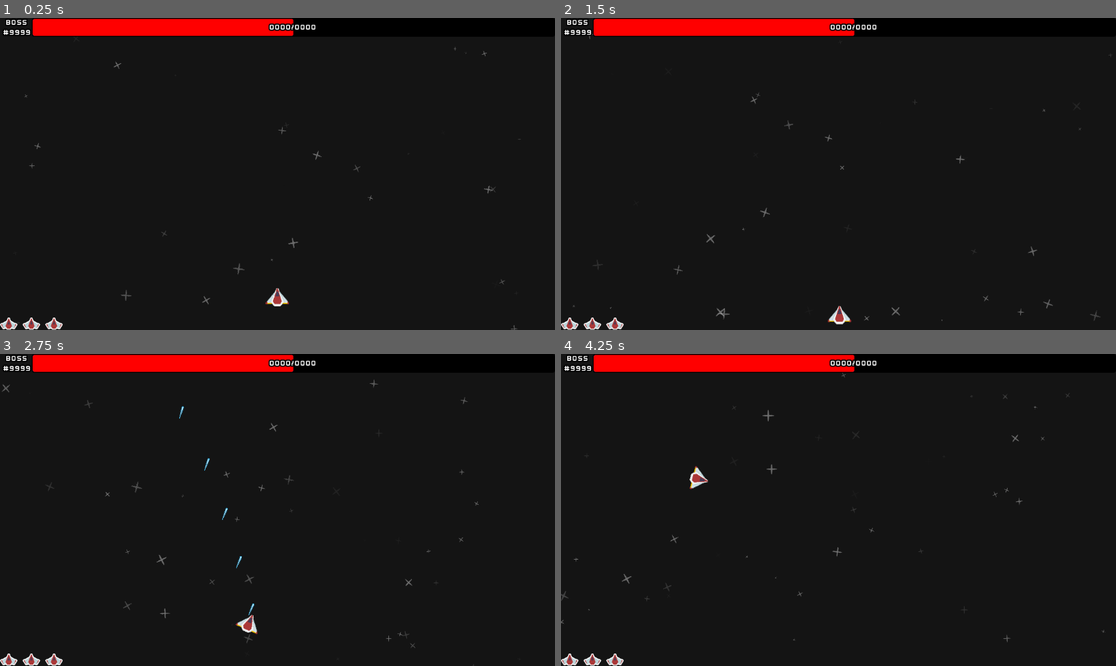
Above: before the commit, frames 1-4 (two rows, left to right).
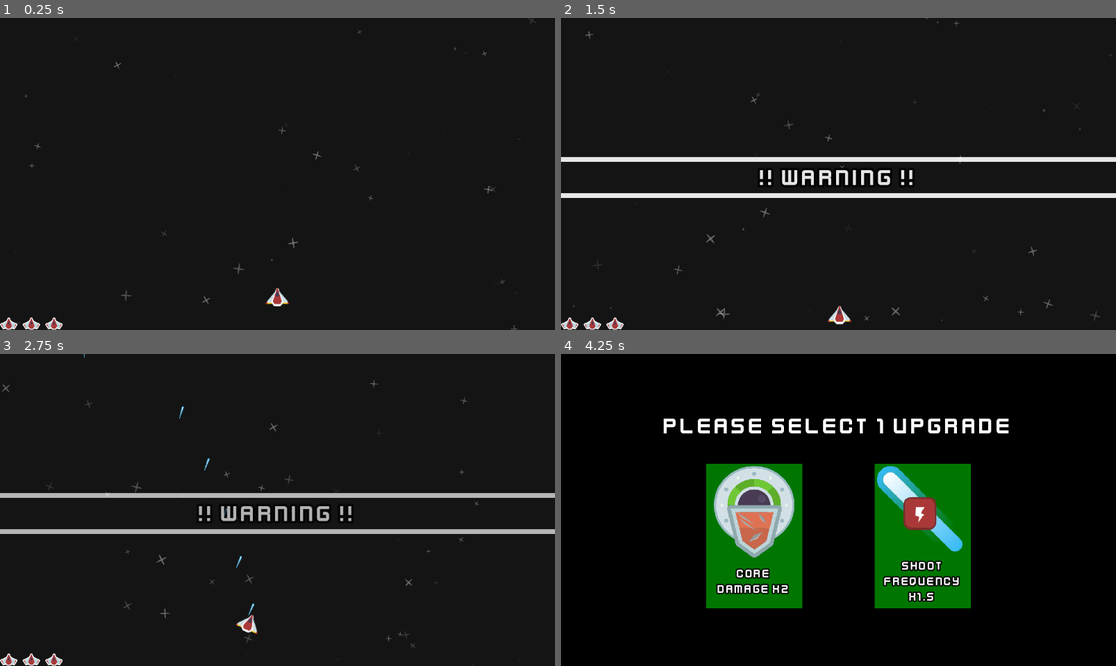
Above: after the commit, the same moments.

Repository: Noxalus/GMTK-2024
Game: Godot game, scene res://scenes/game.tscn
The game is run twice, just before and just after one commit, with the same random seed, the same clock (stepped at 60 frames per second) and the same inputs. The engine's default icon, where the game draws it, is replaced by a stand-in: a white triangle on a blue panel in a dark square.
Inputs (mouse positions are in pixels of both pictures, inside the frame that each line leads up to):
- Up to frame 1 (0.25 s): no input
- Up to frame 2 (1.5 s): move the mouse to (960, 158) at 0.52 s; hold D (move_right) 0.53-1.28 s; hold Shift (focus) 0.53-1.28 s; move the mouse to (727, 189) at 1.27 s; hold S (move_down) from 1.28 s (still down); tap Page Up (next_boss) at 1.35 s
- Up to frame 3 (2.75 s): move the mouse to (333, 441) at 2.02 s; release S (move_down) at 2.03 s; press the mouse at (333, 441) at 2.03 s; hold D (move_right) from 2.03 s (still down)
- Up to frame 4 (4.25 s): move the mouse to (810, 572) at 2.77 s; release D (move_right) at 2.78 s; release the mouse at (810, 572) at 2.78 s; hold Insert (choose_upgrade) 2.78-3.53 s; tap Shift (focus) at 2.85 s; move the mouse to (1005, 556) at 3.52 s; hold A (move_left) from 3.53 s (still down); tap Page Up (next_boss) at 3.6 s

The runs differ from the first frame. In frame 1, 2.7% of the frame differs, in the area x 0-97%, y 0-7%; in frame 2, 6.4%; in frame 3, 6.4%; in frame 4, 20%, in the area x 0-99%, y 0-100%.
Error before the commit: Parse Error: Preload file "res://scenes/upgrade_card.tscn" does not exist. (res://scripts/hud.gd:12)

Commit message:
Fix upgrades screen for all resolutions.

Diff:
--- a/forever-warning/scenes/boss_core.tscn
+++ b/forever-warning/scenes/boss_core.tscn
@@ -18,6 +18,21 @@
 streams_count = 1
 stream_0/stream = ExtResource("5_jupwq")
 
+[sub_resource type="Animation" id="Animation_swc42"]
+length = 0.001
+tracks/0/type = "value"
+tracks/0/imported = false
+tracks/0/enabled = true
+tracks/0/path = NodePath("Sprite2D:material:shader_parameter/hit_opacity")
+tracks/0/interp = 1
+tracks/0/loop_wrap = true
+tracks/0/keys = {
+"times": PackedFloat32Array(0),
+"transitions": PackedFloat32Array(1),
+"update": 0,
+"values": [0.0]
+}
+
 [sub_resource type="Animation" id="Animation_kf2po"]
 resource_name = "hit"
 length = 0.1
@@ -32,21 +47,6 @@
 "transitions": PackedFloat32Array(1, 1),
 "update": 0,
 "values": [1.0, 0.0]
-}
-
-[sub_resource type="Animation" id="Animation_swc42"]
-length = 0.001
-tracks/0/type = "value"
-tracks/0/imported = false
-tracks/0/enabled = true
-tracks/0/path = NodePath("Sprite2D:material:shader_parameter/hit_opacity")
-tracks/0/interp = 1
-tracks/0/loop_wrap = true
-tracks/0/keys = {
-"times": PackedFloat32Array(0),
-"transitions": PackedFloat32Array(1),
-"update": 0,
-"values": [0.0]
 }
 
 [sub_resource type="AnimationLibrary" id="AnimationLibrary_201my"]
--- a/forever-warning/scenes/hud/hud.tscn
+++ b/forever-warning/scenes/hud/hud.tscn
@@ -1,11 +1,11 @@
-[gd_scene load_steps=14 format=3 uid="uid://c07xp0rpn0hhn"]
+[gd_scene load_steps=11 format=3 uid="uid://c07xp0rpn0hhn"]
 
 [ext_resource type="Script" path="res://scripts/hud.gd" id="1_0rcip"]
 [ext_resource type="PackedScene" uid="uid://dpjuvbjnqks5r" path="res://scenes/hud/life_icon.tscn" id="1_16ty7"]
 [ext_resource type="FontFile" uid="uid://cqg2241i3mcs8" path="res://assets/fonts/kenvector_future_thin.ttf" id="3_j6bfj"]
 [ext_resource type="PackedScene" uid="uid://drrmy673ho5yv" path="res://scenes/hud/game_over.tscn" id="4_m2csm"]
 [ext_resource type="PackedScene" uid="uid://br2aw5hawsfa" path="res://scenes/hud/warning.tscn" id="4_o83tw"]
-[ext_resource type="PackedScene" uid="uid://b6xjx4v88jng3" path="res://scenes/hud/upgrade_card.tscn" id="5_4yabr"]
+[ext_resource type="PackedScene" uid="uid://deib7txwf5hwt" path="res://scenes/hud/upgrades.tscn" id="6_u2aao"]
 
 [sub_resource type="Theme" id="Theme_wyq1t"]
 default_font = ExtResource("3_j6bfj")
@@ -32,17 +32,6 @@
 
 [sub_resource type="Theme" id="Theme_twhq7"]
 default_font = ExtResource("3_j6bfj")
-
-[sub_resource type="Gradient" id="Gradient_54kjy"]
-offsets = PackedFloat32Array(0)
-colors = PackedColorArray(0, 0, 0, 1)
-
-[sub_resource type="GradientTexture1D" id="GradientTexture1D_d0yus"]
-gradient = SubResource("Gradient_54kjy")
-
-[sub_resource type="Theme" id="Theme_poo5i"]
-default_font = ExtResource("3_j6bfj")
-default_font_size = 50
 
 [node name="HUD" type="Control"]
 layout_mode = 3
@@ -133,50 +122,5 @@
 visible = false
 layout_mode = 1
 
-[node name="Upgrades" type="Control" parent="."]
-visible = false
+[node name="Upgrades" parent="." instance=ExtResource("6_u2aao")]
 layout_mode = 1
-anchors_preset = 15
-anchor_right = 1.0
-anchor_bottom = 1.0
-grow_horizontal = 2
-grow_vertical = 2
-
-[node name="Background" type="TextureRect" parent="Upgrades"]
-layout_mode = 1
-anchors_preset = 15
-anchor_right = 1.0
-anchor_bottom = 1.0
-grow_horizontal = 2
-grow_vertical = 2
-texture = SubResource("GradientTexture1D_d0yus")
-
-[node name="SelectUpgradeText" type="Label" parent="Upgrades"]
-layout_mode = 2
-offset_top = 131.0
-offset_right = 1152.0
-offset_bottom = 188.0
-theme = SubResource("Theme_poo5i")
-theme_override_constants/outline_size = 20
-text = "PLEASE SELECT 1 UPGRADE"
-horizontal_alignment = 1
-vertical_alignment = 1
-
-[node name="UpgradesContainer" type="HBoxContainer" parent="Upgrades"]
-layout_mode = 2
-offset_left = 301.0
-offset_top = 242.0
-offset_right = 851.0
-offset_bottom = 542.0
-grow_horizontal = 2
-grow_vertical = 2
-size_flags_horizontal = 4
-size_flags_vertical = 6
-theme_override_constants/separation = 150
-alignment = 1
-
-[node name="Upgrade" parent="Upgrades/UpgradesContainer" instance=ExtResource("5_4yabr")]
-layout_mode = 2
-
-[node name="Upgrade2" parent="Upgrades/UpgradesContainer" instance=ExtResource("5_4yabr")]
-layout_mode = 2
--- /dev/null
+++ b/forever-warning/scenes/hud/upgrades.tscn
@@ -0,0 +1,73 @@
+[gd_scene load_steps=6 format=3 uid="uid://deib7txwf5hwt"]
+
+[ext_resource type="FontFile" uid="uid://cqg2241i3mcs8" path="res://assets/fonts/kenvector_future_thin.ttf" id="1_0gn7e"]
+[ext_resource type="PackedScene" uid="uid://b6xjx4v88jng3" path="res://scenes/hud/upgrade_card.tscn" id="2_yw0a3"]
+
+[sub_resource type="Gradient" id="Gradient_54kjy"]
+offsets = PackedFloat32Array(0)
+colors = PackedColorArray(0, 0, 0, 1)
+
+[sub_resource type="GradientTexture1D" id="GradientTexture1D_d0yus"]
+gradient = SubResource("Gradient_54kjy")
+
+[sub_resource type="Theme" id="Theme_poo5i"]
+default_font = ExtResource("1_0gn7e")
+default_font_size = 50
+
+[node name="Upgrades" type="Control"]
+layout_mode = 3
+anchors_preset = 15
+anchor_right = 1.0
+anchor_bottom = 1.0
+grow_horizontal = 2
+grow_vertical = 2
+size_flags_horizontal = 3
+size_flags_vertical = 3
+
+[node name="Background" type="TextureRect" parent="."]
+layout_mode = 1
+anchors_preset = 15
+anchor_right = 1.0
+anchor_bottom = 1.0
+grow_horizontal = 2
+grow_vertical = 2
+texture = SubResource("GradientTexture1D_d0yus")
+
+[node name="VBoxContainer" type="VBoxContainer" parent="."]
+layout_mode = 1
+anchors_preset = 8
+anchor_left = 0.5
+anchor_top = 0.5
+anchor_right = 0.5
+anchor_bottom = 0.5
+offset_left = -363.0
+offset_top = -180.5
+offset_right = 363.0
+offset_bottom = 180.5
+grow_horizontal = 2
+grow_vertical = 2
+theme_override_constants/separation = 50
+alignment = 1
+
+[node name="SelectUpgradeText" type="Label" parent="VBoxContainer"]
+layout_mode = 2
+size_flags_vertical = 3
+theme = SubResource("Theme_poo5i")
+theme_override_constants/outline_size = 20
+text = "PLEASE SELECT 1 UPGRADE"
+horizontal_alignment = 1
+vertical_alignment = 1
+metadata/_edit_use_anchors_ = true
+
+[node name="UpgradesContainer" type="HBoxContainer" parent="VBoxContainer"]
+layout_mode = 2
+size_flags_vertical = 3
+size_flags_stretch_ratio = 2.5
+theme_override_constants/separation = 150
+alignment = 1
+
+[node name="Upgrade" parent="VBoxContainer/UpgradesContainer" instance=ExtResource("2_yw0a3")]
+layout_mode = 2
+
+[node name="Upgrade2" parent="VBoxContainer/UpgradesContainer" instance=ExtResource("2_yw0a3")]
+layout_mode = 2
--- a/forever-warning/scripts/hud.gd
+++ b/forever-warning/scripts/hud.gd
@@ -6,10 +6,10 @@
 @onready var life_container := $LifeContainer
 @onready var game_over := $GameOver
 @onready var upgrades: Control = $Upgrades
-@onready var upgrades_container: HBoxContainer = $Upgrades/UpgradesContainer
+@onready var upgrades_container: HBoxContainer = $Upgrades/VBoxContainer/UpgradesContainer
 @onready var boss_life_container: HBoxContainer = $TopBar/BossLifeContainer
 
-const UPGRADE_CARD = preload("res://scenes/upgrade_card.tscn")
+const UPGRADE_CARD = preload("res://scenes/hud/upgrade_card.tscn")
 
 var life_icon := preload("res://scenes/hud/life_icon.tscn")
 
Not shown: 1 places in forever-warning/scenes/bullets/boss_bullet_2.tscn that only renumber resources
